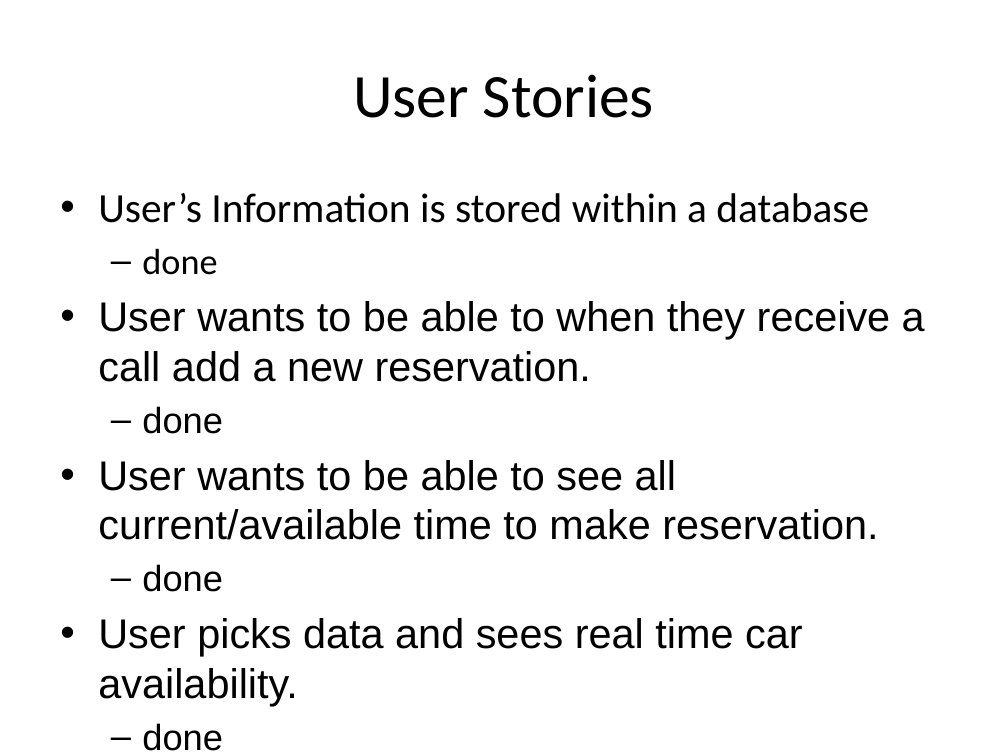
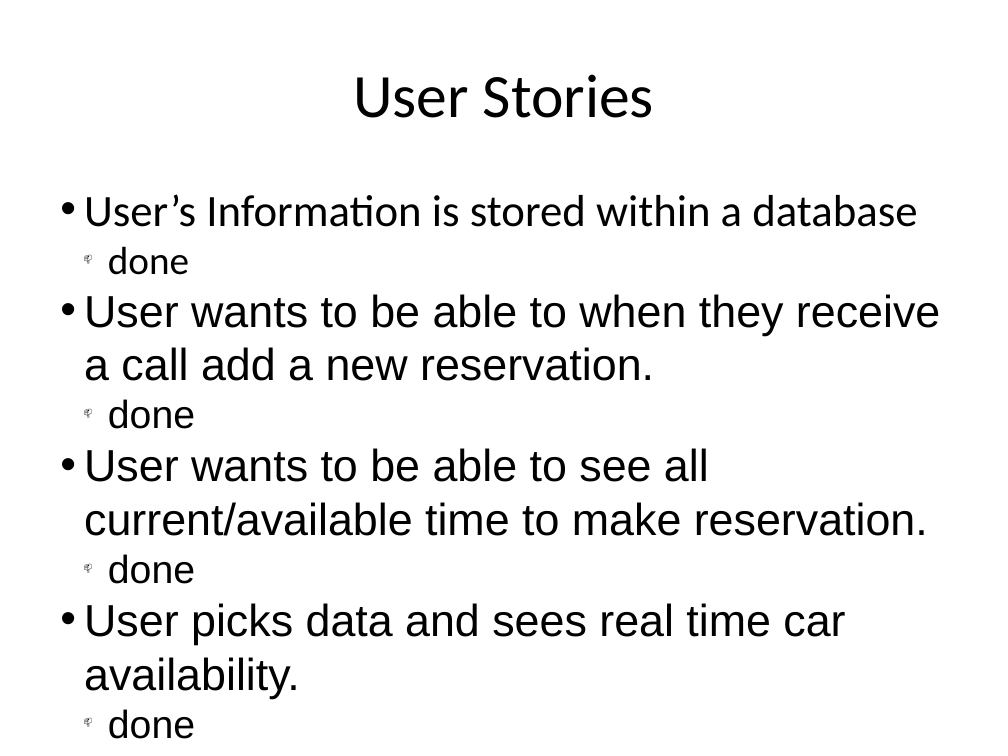
Before and after one commit to telepresencebot2/Transportation-For-Visually-Impaired, a slide deck: slide 4 of Cycle2DOC/CycleTwoPresentation.pptx. Drawn at 1008x756 pixels with LibreOffice and Linux fonts; fonts in the diff are those of the drawing; background and template pictures are left out. Boxes give left, top, right and bottom in pixels: in the first picture for what was removed or moved away, otherwise in the second. Text is boxed around its words. In the diff, an @@ line names an element or a change of style, - is before the commit and + after.

Commit message:
done

```diff
--- a/Cycle2DOC/CycleTwoPresentation.pptx
+++ b/Cycle2DOC/CycleTwoPresentation.pptx
@@ text "User’s Information is stored within ..." at <box>84,194,940,698</box>: size 29.6 to 32 pt; size 25.9 to 28 pt in "done", "done", "done", "done"; indent changed; less space between paragraphs; bullet – to 📫 @@
```
Also in this commit, not shown: 14 other slides changed.
